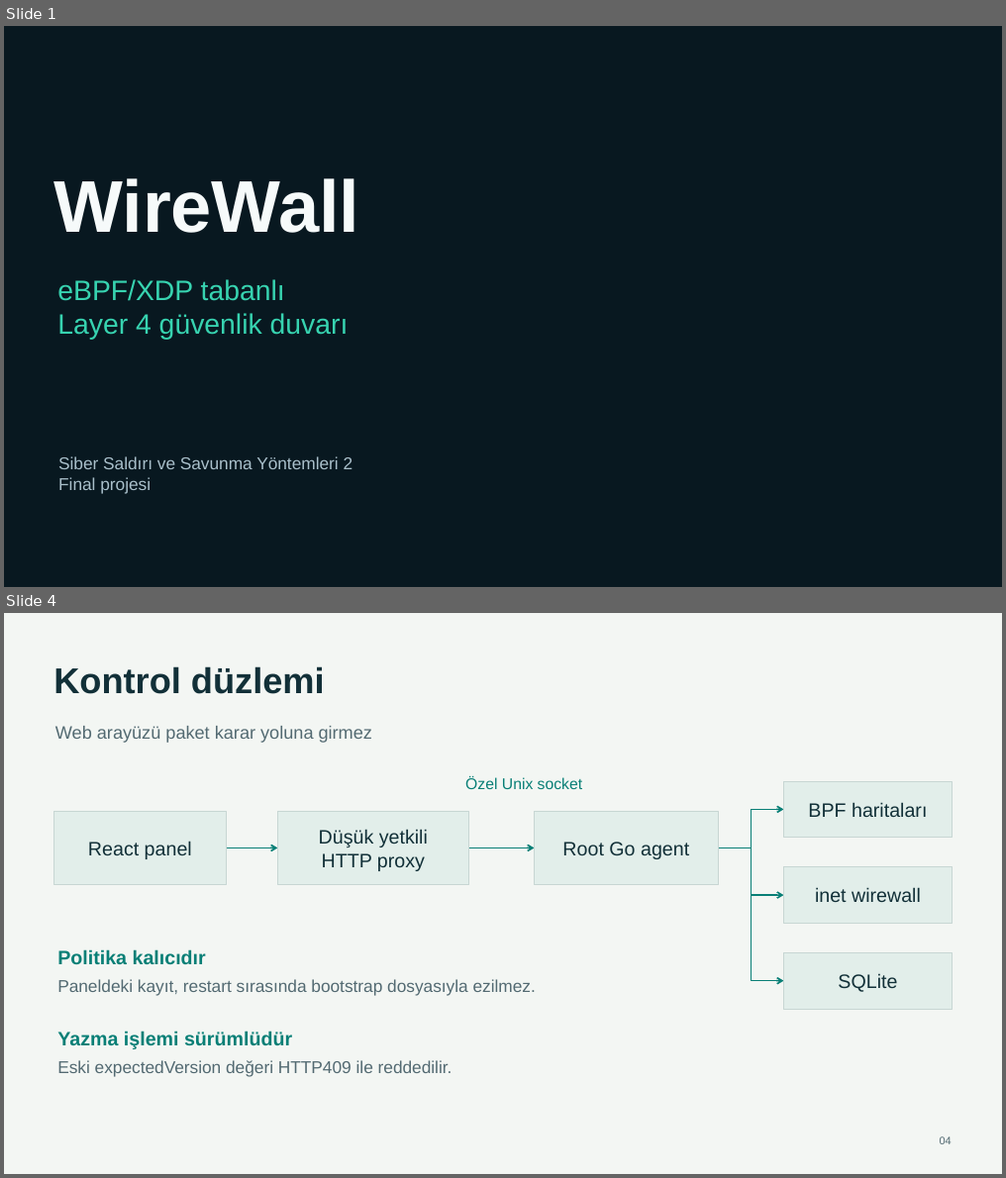
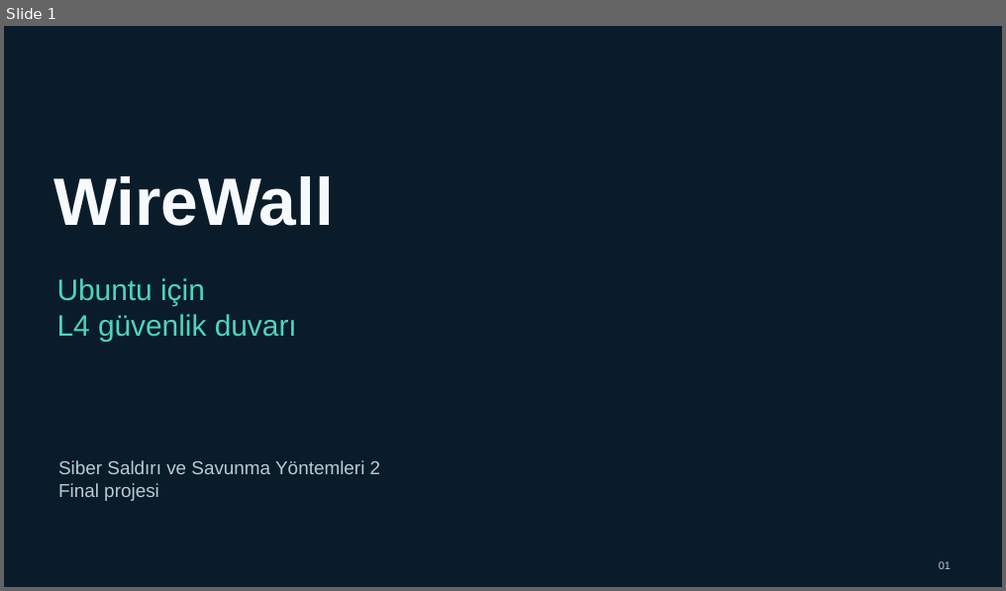
Before and after one commit to TheDarkGuardian/WireWall, a slide deck: docs/presentation/WireWall-Final.pptx. Shown one above the other, each under a label of ours: slides 1 and 4 before the commit, slide 1 after it; the slides between them are not shown. The pictures are 1006x1178 and 1006x591 pixels, drawn with LibreOffice and Linux fonts; fonts in the diff are those of the drawing; background and template pictures are left out. Boxes give left, top, right and bottom in pixels: in the first picture for what was removed or moved away, otherwise in the second. Text is boxed around its words. In the diff, an @@ line names an element or a change of style, - is before the commit and + after.

Commit message:
docs: sunumu ve proje raporunu Türkçe anlatım ve kaynakçayla yenile

```diff
--- a/docs/presentation/WireWall-Final.pptx
+++ b/docs/presentation/WireWall-Final.pptx
@@ slide 4 removed at [4,613,1002,1174], background #F3F6F3 @@
@@ text removed at [54,666,325,694] @@
-Kontrol düzlemi
@@ text removed at [55,726,372,743] @@
-Web arayüzü paket karar yoluna girmez
@@ text removed at [465,776,582,789] @@
-Özel Unix socket
@@ rectangle removed at [784,781,952,838] @@
-BPF haritaları
@@ rectangle removed at [54,811,227,885] @@
-React panel
@@ rectangle removed at [278,811,469,885] @@
-Düşük yetkili
-HTTP proxy
@@ rectangle removed at [534,811,718,885] @@
-Root Go agent
@@ elbow arrow removed from (718, 848) to (784, 809) @@
@@ arrow removed from (227, 848) to (278, 848) @@
@@ arrow removed from (469, 848) to (534, 848) @@
@@ elbow arrow removed from (718, 848) to (784, 981) @@
@@ elbow arrow removed from (718, 848) to (784, 895) @@
@@ rectangle removed at [784,867,952,924] @@
-inet wirewall
@@ text removed at [57,950,206,965] @@
-Politika kalıcıdır
@@ rectangle removed at [784,953,952,1009] @@
-SQLite
@@ text removed at [57,979,536,996] @@
-Paneldeki kayıt, restart sırasında bootstrap dosyasıyla ezilmez.
@@ text removed at [57,1031,292,1050] @@
-Yazma işlemi sürümlüdür
@@ text removed at [57,1060,452,1077] @@
-Eski expectedVersion değeri HTTP409 ile reddedilir.
@@ text removed at [940,1137,951,1145] @@
-04
@@ slide 1 changed as well @@
@@ text "WireWall" at [54,176,333,226]: size 70.5 to 64.5 pt, text colour #F6FAFA to #F7FAFC @@
@@ text at [57,278,297,342]: text changed; size 27 to 28.5 pt; text colour #37D3B0 to #4DD5BC @@
-eBPF/XDP tabanlı
-Layer 4 güvenlik duvarı
+Ubuntu için
+L4 güvenlik duvarı
@@ text "Siber Saldırı ve Savunma Yöntemleri ..." at [58,461,381,501]: size 16.5 to 18 pt, text colour #A9BFCA to #B8CBD3 @@
@@ text added at [939,562,950,570], 10.5 pt, text #B8CBD3 @@
+01
```
Also in this commit, not shown: 21 slides added, 14 other slides removed, 6 other files.
